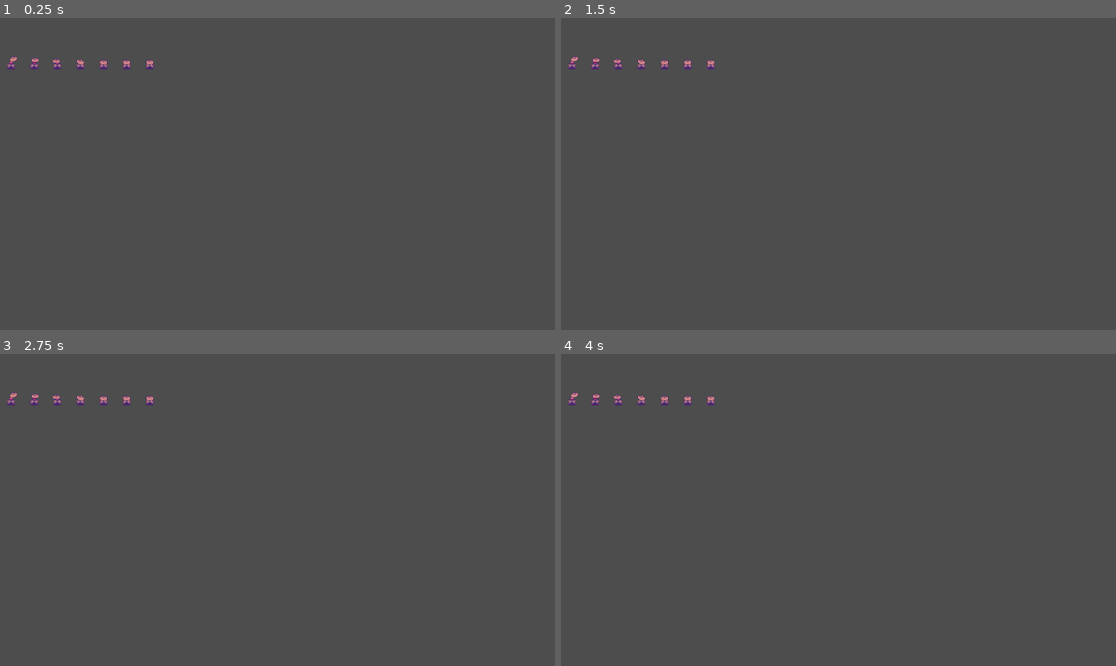
Above: before the commit, frames 1-4 (two rows, left to right).
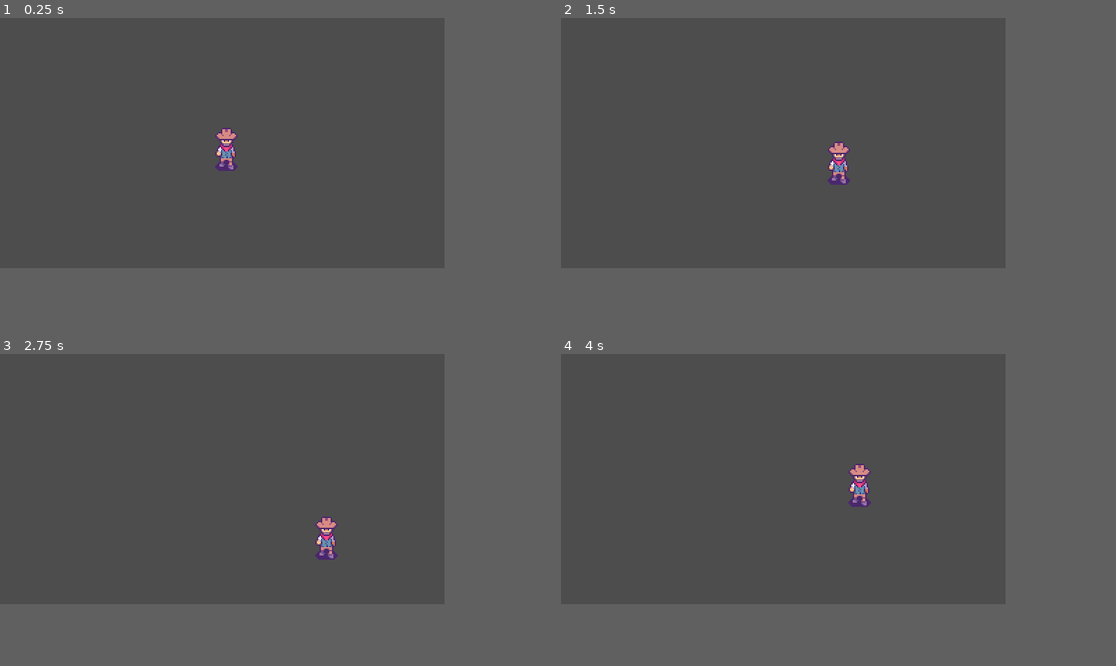
Above: after the commit, the same moments.

Repository: jo12bar/godot-dusty-trails-20xx
Game: Godot game, scene res://scenes/main.tscn
The game is run twice, just before and just after one commit, with the same random seed, the same clock (stepped at 60 frames per second) and the same inputs.
Inputs:
- Up to frame 1 (0.25 s): no input
- Up to frame 2 (1.5 s): tap Enter at 0.5 s; hold Right (ui_right) 0.53-1.28 s; hold Down (ui_down) from 1.28 s (still down)
- Up to frame 3 (2.75 s): release Down (ui_down) at 2.03 s; hold Right (ui_right) from 2.03 s (still down)
- Up to frame 4 (4 s): release Right (ui_right) at 2.78 s; hold Up (ui_up) 2.78-3.53 s; hold Left (ui_left) from 3.53 s (still down)
In our replay, the window is 799x449 before the commit and 640x360 after it. These sizes can differ from the game's own. Grey fills any space a smaller window leaves; there, only what the larger window draws over its background counts as a difference.

The runs differ from the first frame. In frame 1, 0.7% of the frame differs, in the area x 1-43%, y 12-49%; in frame 2, 0.7%; in frame 3, 0.7%; in frame 4, 0.7%.

Commit message:
Add player scene w/ basic movement
And make viewport smaller, stretched across entire screen, and fullscreened.

Diff:
--- a/project.godot
+++ b/project.godot
@@ -15,10 +15,48 @@
 config/features=PackedStringArray("4.0", "Forward Plus")
 config/icon="res://icon.svg"
 
+[display]
+
+window/size/viewport_width=320
+window/size/viewport_height=180
+window/size/mode=3
+window/stretch/mode="viewport"
+
 [dotnet]
 
 project/assembly_name="Trails of Dust 20xx"
 
+[input]
+
+ui_left={
+"deadzone": 0.5,
+"events": [Object(InputEventKey,"resource_local_to_scene":false,"resource_name":"","device":0,"window_id":0,"alt_pressed":false,"shift_pressed":false,"ctrl_pressed":false,"meta_pressed":false,"pressed":false,"keycode":4194319,"physical_keycode":0,"key_label":0,"unicode":4194319,"echo":false,"script":null)
+, Object(InputEventJoypadButton,"resource_local_to_scene":false,"resource_name":"","device":0,"button_index":13,"pressure":0.0,"pressed":false,"script":null)
+, Object(InputEventKey,"resource_local_to_scene":false,"resource_name":"","device":-1,"window_id":0,"alt_pressed":false,"shift_pressed":false,"ctrl_pressed":false,"meta_pressed":false,"pressed":false,"keycode":0,"physical_keycode":65,"key_label":0,"unicode":97,"echo":false,"script":null)
+]
+}
+ui_right={
+"deadzone": 0.5,
+"events": [Object(InputEventKey,"resource_local_to_scene":false,"resource_name":"","device":0,"window_id":0,"alt_pressed":false,"shift_pressed":false,"ctrl_pressed":false,"meta_pressed":false,"pressed":false,"keycode":4194321,"physical_keycode":0,"key_label":0,"unicode":4194321,"echo":false,"script":null)
+, Object(InputEventJoypadButton,"resource_local_to_scene":false,"resource_name":"","device":0,"button_index":14,"pressure":0.0,"pressed":false,"script":null)
+, Object(InputEventKey,"resource_local_to_scene":false,"resource_name":"","device":-1,"window_id":0,"alt_pressed":false,"shift_pressed":false,"ctrl_pressed":false,"meta_pressed":false,"pressed":false,"keycode":0,"physical_keycode":68,"key_label":0,"unicode":100,"echo":false,"script":null)
+]
+}
+ui_up={
+"deadzone": 0.5,
+"events": [Object(InputEventKey,"resource_local_to_scene":false,"resource_name":"","device":0,"window_id":0,"alt_pressed":false,"shift_pressed":false,"ctrl_pressed":false,"meta_pressed":false,"pressed":false,"keycode":4194320,"physical_keycode":0,"key_label":0,"unicode":4194320,"echo":false,"script":null)
+, Object(InputEventJoypadButton,"resource_local_to_scene":false,"resource_name":"","device":0,"button_index":11,"pressure":0.0,"pressed":false,"script":null)
+, Object(InputEventKey,"resource_local_to_scene":false,"resource_name":"","device":-1,"window_id":0,"alt_pressed":false,"shift_pressed":false,"ctrl_pressed":false,"meta_pressed":false,"pressed":false,"keycode":0,"physical_keycode":87,"key_label":0,"unicode":119,"echo":false,"script":null)
+]
+}
+ui_down={
+"deadzone": 0.5,
+"events": [Object(InputEventKey,"resource_local_to_scene":false,"resource_name":"","device":0,"window_id":0,"alt_pressed":false,"shift_pressed":false,"ctrl_pressed":false,"meta_pressed":false,"pressed":false,"keycode":4194322,"physical_keycode":0,"key_label":0,"unicode":4194322,"echo":false,"script":null)
+, Object(InputEventJoypadButton,"resource_local_to_scene":false,"resource_name":"","device":0,"button_index":12,"pressure":0.0,"pressed":false,"script":null)
+, Object(InputEventKey,"resource_local_to_scene":false,"resource_name":"","device":-1,"window_id":0,"alt_pressed":false,"shift_pressed":false,"ctrl_pressed":false,"meta_pressed":false,"pressed":false,"keycode":0,"physical_keycode":83,"key_label":0,"unicode":115,"echo":false,"script":null)
+]
+}
+
 [rendering]
 
 textures/canvas_textures/default_texture_filter=0
--- a/scenes/main.tscn
+++ b/scenes/main.tscn
@@ -1,8 +1,8 @@
 [gd_scene load_steps=2 format=3 uid="uid://c3f5sy71ysp1"]
 
-[ext_resource type="Texture2D" uid="uid://bkn51u0pped7v" path="res://assets/Player/Player Side Sheet.png" id="1_7x4ah"]
+[ext_resource type="PackedScene" uid="uid://lpqlpwh6t3y5" path="res://scenes/player.tscn" id="1_2p5y1"]
 
 [node name="main" type="Node2D"]
 
-[node name="Sprite2D" type="Sprite2D" parent="."]
-texture = ExtResource("1_7x4ah")
+[node name="player" parent="." instance=ExtResource("1_2p5y1")]
+position = Vector2(164, 91)
--- /dev/null
+++ b/scenes/player.tscn
@@ -0,0 +1,80 @@
+[gd_scene load_steps=13 format=3 uid="uid://lpqlpwh6t3y5"]
+
+[ext_resource type="Script" path="res://scripts/player.gd" id="1_svln8"]
+[ext_resource type="Texture2D" uid="uid://d0djok8y1fmuk" path="res://assets/Player/Player Front Sheet.png" id="2_bpyps"]
+
+[sub_resource type="CapsuleShape2D" id="CapsuleShape2D_s0bpo"]
+
+[sub_resource type="AtlasTexture" id="AtlasTexture_a4tdk"]
+atlas = ExtResource("2_bpyps")
+region = Rect2(0, 44, 48, 44)
+
+[sub_resource type="AtlasTexture" id="AtlasTexture_w5s36"]
+atlas = ExtResource("2_bpyps")
+region = Rect2(48, 44, 48, 44)
+
+[sub_resource type="AtlasTexture" id="AtlasTexture_esuvp"]
+atlas = ExtResource("2_bpyps")
+region = Rect2(96, 44, 48, 44)
+
+[sub_resource type="AtlasTexture" id="AtlasTexture_fip11"]
+atlas = ExtResource("2_bpyps")
+region = Rect2(144, 44, 48, 44)
+
+[sub_resource type="AtlasTexture" id="AtlasTexture_c71uk"]
+atlas = ExtResource("2_bpyps")
+region = Rect2(192, 44, 48, 44)
+
+[sub_resource type="AtlasTexture" id="AtlasTexture_dow42"]
+atlas = ExtResource("2_bpyps")
+region = Rect2(240, 44, 48, 44)
+
+[sub_resource type="AtlasTexture" id="AtlasTexture_pcc50"]
+atlas = ExtResource("2_bpyps")
+region = Rect2(288, 44, 48, 44)
+
+[sub_resource type="AtlasTexture" id="AtlasTexture_aw73r"]
+atlas = ExtResource("2_bpyps")
+region = Rect2(336, 44, 48, 44)
+
+[sub_resource type="SpriteFrames" id="SpriteFrames_h5di0"]
+animations = [{
+"frames": [{
+"duration": 1.0,
+"texture": SubResource("AtlasTexture_a4tdk")
+}, {
+"duration": 1.0,
+"texture": SubResource("AtlasTexture_w5s36")
+}, {
+"duration": 1.0,
+"texture": SubResource("AtlasTexture_esuvp")
+}, {
+"duration": 1.0,
+"texture": SubResource("AtlasTexture_fip11")
+}, {
+"duration": 1.0,
+"texture": SubResource("AtlasTexture_c71uk")
+}, {
+"duration": 1.0,
+"texture": SubResource("AtlasTexture_dow42")
+}, {
+"duration": 1.0,
+"texture": SubResource("AtlasTexture_pcc50")
+}, {
+"duration": 1.0,
+"texture": SubResource("AtlasTexture_aw73r")
+}],
+"loop": true,
+"name": &"default",
+"speed": 10.0
+}]
+
+[node name="player" type="CharacterBody2D"]
+script = ExtResource("1_svln8")
+
+[node name="CollisionShape2D" type="CollisionShape2D" parent="."]
+shape = SubResource("CapsuleShape2D_s0bpo")
+
+[node name="AnimatedSprite2D" type="AnimatedSprite2D" parent="."]
+sprite_frames = SubResource("SpriteFrames_h5di0")
+frame_progress = 0.537694
--- /dev/null
+++ b/scripts/player.gd
@@ -0,0 +1,21 @@
+extends CharacterBody2D
+
+## Player movement speed.
+@export var speed = 50
+
+func _physics_process(delta: float) -> void:
+	# Get player input, making sure left/right and up/down respectively cancel each other out
+	var direction: Vector2
+	direction.x = Input.get_action_strength("ui_right") - Input.get_action_strength("ui_left")
+	direction.y = Input.get_action_strength("ui_down") - Input.get_action_strength("ui_up")
+
+	# If action is digital (e.g. using a keyboard), normalize any diagonal input
+	# (sorry speedrunners)
+	if abs(direction.x) == 1 and abs(direction.y) == 1:
+		direction = direction.normalized()
+
+	# Calculate overall movement for this physics update
+	var movement = speed * direction * delta
+
+	# Move player, while enforcing collisions
+	move_and_collide(movement)
